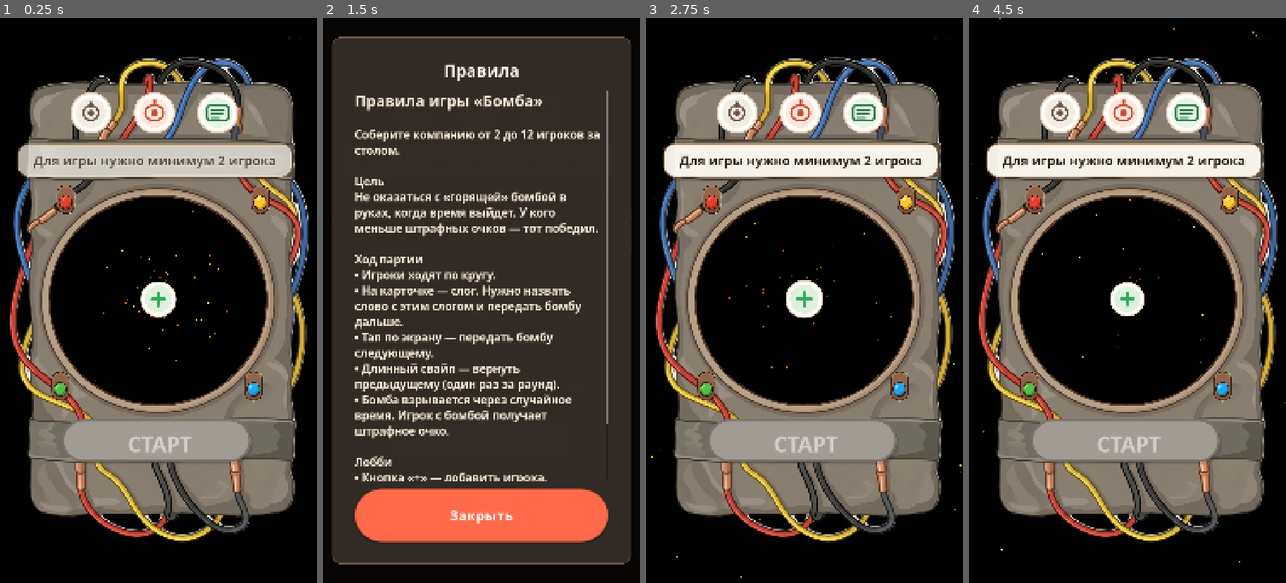
Above: before the commit, frames 1-4 (left to right).
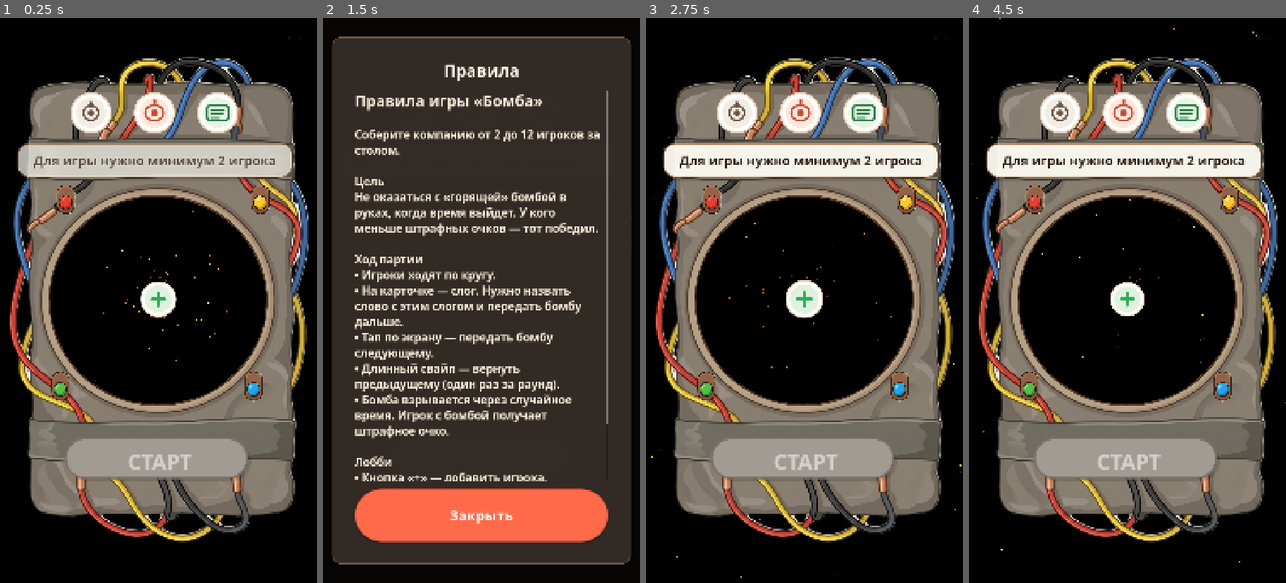
Above: after the commit, the same moments.

Repository: GGamezebo/GodBomb
Game: Godot game, scene res://main.tscn
The game is run twice, just before and just after one commit, with the same random seed, the same clock (stepped at 60 frames per second) and the same inputs.
Inputs (mouse positions are in pixels of both pictures, inside the frame that each line leads up to):
- Up to frame 1 (0.25 s): no input
- Up to frame 2 (1.5 s): click (541, 114) at 0.5 s; click (481, 300) at 1.25 s
- Up to frame 3 (2.75 s): click "Закрыть" at 2 s
- Up to frame 4 (4.5 s): click (1187, 114) at 2.75 s; click (1127, 300) at 3.5 s; click "Закрыть" at 4.25 s

The runs differ from the first frame. In frame 1, 3.9% of the frame differs, in the area x 20-79%, y 71-82%; in frame 2, less than 0.1%; in frame 3, 3.9%; in frame 4, 3.9%.

Commit message:
fix button position and sizes

Diff:
--- a/assets/party_kitchen/buttons/start_active.svg
+++ b/assets/party_kitchen/buttons/start_active.svg
@@ -1,5 +1,5 @@
 <?xml version="1.0" encoding="UTF-8"?>
-<svg xmlns="http://www.w3.org/2000/svg" viewBox="0 0 440 120" width="440" height="120">
+<svg xmlns="http://www.w3.org/2000/svg" viewBox="-6 0 452 120" width="440" height="120">
   <rect x="8" y="14" width="424" height="92" rx="46" fill="#000000" opacity="0.12"/>
   <rect x="0" y="6" width="424" height="92" rx="46" fill="#FF6B4A" stroke="#C44E32" stroke-width="5"/>
 </svg>
--- a/assets/party_kitchen/buttons/start_inactive.svg
+++ b/assets/party_kitchen/buttons/start_inactive.svg
@@ -1,5 +1,5 @@
 <?xml version="1.0" encoding="UTF-8"?>
-<svg xmlns="http://www.w3.org/2000/svg" viewBox="0 0 440 120" width="440" height="120">
+<svg xmlns="http://www.w3.org/2000/svg" viewBox="-6 0 452 120" width="440" height="120">
   <rect x="8" y="14" width="424" height="92" rx="46" fill="#000000" opacity="0.12"/>
   <rect x="0" y="6" width="424" height="92" rx="46" fill="#B8B0A8" stroke="#8A827A" stroke-width="5"/>
 </svg>
--- a/src/contexts/game_context/game_context.tscn
+++ b/src/contexts/game_context/game_context.tscn
@@ -33,6 +33,7 @@
 [ext_resource type="PackedScene" path="res://src/features/menu/exit_confirm_dialog.tscn" id="35"]
 [ext_resource type="PackedScene" path="res://src/contexts/game_context/ui/battle_player_lobby_overlay.tscn" id="36"]
 [ext_resource type="Script" path="res://src/features/menu/menu_fire_sparks.gd" id="37"]
+[ext_resource type="Script" path="res://src/features/menu/start_action_button.gd" id="38"]
 
 [node name="GameContext" type="Control" unique_id=1610270397 node_paths=PackedStringArray("game_manager", "battle_chrome")]
 layout_mode = 3
@@ -220,12 +221,14 @@
 z_index = 5
 layout_mode = 0
 offset_left = 215.0
-offset_top = 1358.0
+offset_top = 1418.0
 offset_right = 875.0
-offset_bottom = 1538.0
+offset_bottom = 1598.0
 texture_normal = ExtResource("28")
 ignore_texture_size = true
 stretch_mode = 5
+clip_contents = false
+script = ExtResource("38")
 
 [node name="StartLabel" type="Label" parent="UI/BackgroundBomb/ScaledContent/StartRoundButton" unique_id=129669063]
 layout_mode = 1
@@ -234,6 +237,7 @@
 anchor_bottom = 1.0
 grow_horizontal = 2
 grow_vertical = 2
+mouse_filter = 2
 theme_type_variation = &"Hero"
 theme_override_font_sizes/font_size = 72
 text = "Начать раунд"
--- a/src/contexts/game_context/ui/battle_player_lobby_overlay.tscn
+++ b/src/contexts/game_context/ui/battle_player_lobby_overlay.tscn
@@ -1,10 +1,11 @@
-[gd_scene load_steps=6 format=3 uid="uid://battle_player_lobby_overlay"]
+[gd_scene load_steps=7 format=3 uid="uid://battle_player_lobby_overlay"]
 
 [ext_resource type="Script" path="res://src/contexts/game_context/ui/battle_player_lobby_overlay.gd" id="1"]
 [ext_resource type="Script" uid="uid://bombs212nuf58" path="res://src/features/menu/menu_bomb_layout.gd" id="3"]
 [ext_resource type="PackedScene" uid="uid://duug5w0r0cqrv" path="res://src/features/player_selection/player_selection_widget.tscn" id="4"]
 [ext_resource type="Texture2D" uid="uid://b27y0jjb7mmmy" path="res://assets/party_kitchen/buttons/start_active.svg" id="5"]
 [ext_resource type="Script" path="res://src/features/menu/menu_fire_sparks.gd" id="6"]
+[ext_resource type="Script" path="res://src/features/menu/start_action_button.gd" id="7"]
 
 [node name="BattlePlayerLobbyOverlay" type="CanvasLayer" node_paths=PackedStringArray("background_color", "layout_host", "bomb_art", "player_selection_widget", "done_button")]
 layer = 12
@@ -83,12 +84,14 @@
 z_index = 4
 layout_mode = 0
 offset_left = 215.0
-offset_top = 1358.0
+offset_top = 1418.0
 offset_right = 875.0
-offset_bottom = 1538.0
+offset_bottom = 1598.0
 texture_normal = ExtResource("5")
 ignore_texture_size = true
 stretch_mode = 5
+clip_contents = false
+script = ExtResource("7")
 
 [node name="DoneLabel" type="Label" parent="Root/LayoutHost/ScaledContent/DoneButton"]
 layout_mode = 1
@@ -97,6 +100,7 @@
 anchor_bottom = 1.0
 grow_horizontal = 2
 grow_vertical = 2
+mouse_filter = 2
 theme_type_variation = &"Hero"
 theme_override_font_sizes/font_size = 72
 text = "ГОТОВО"
--- a/src/contexts/game_context/ui/game_input.gd
+++ b/src/contexts/game_context/ui/game_input.gd
@@ -26,6 +26,8 @@
 
 func _exit_tree() -> void:
 	listener.deinit()
+	if start_round_button is StartActionButton:
+		(start_round_button as StartActionButton).set_pulse_active(false)
 
 
 func _on_start_round_pressed() -> void:
@@ -34,8 +36,12 @@
 
 
 func _on_game_state_changed(_from_state: String, to_state: String) -> void:
-	if start_round_button:
-		start_round_button.visible = to_state == FSMGameStates.READY_TO_START
+	if not start_round_button:
+		return
+	var ready := to_state == FSMGameStates.READY_TO_START
+	start_round_button.visible = ready
+	if start_round_button is StartActionButton:
+		(start_round_button as StartActionButton).set_pulse_active(ready)
 
 
 func _sync_to_current_state() -> void:
--- a/src/contexts/menu_context/menu_context.tscn
+++ b/src/contexts/menu_context/menu_context.tscn
@@ -18,6 +18,7 @@
 [ext_resource type="Script" uid="uid://bombs212nuf58" path="res://src/features/menu/menu_bomb_layout.gd" id="16"]
 [ext_resource type="Script" uid="uid://cesm4akuquebh" path="res://src/features/bomb/bomb_lamps.gd" id="17"]
 [ext_resource type="Script" uid="uid://d2t3b5qtwod5n" path="res://src/features/menu/menu_fire_sparks.gd" id="18"]
+[ext_resource type="Script" path="res://src/features/menu/start_action_button.gd" id="19"]
 
 [node name="MenuContext" type="Control" unique_id=1379479129 node_paths=PackedStringArray("start_button", "player_selection_widget", "settings_button", "music_button", "rules_button", "settings_window", "rules_window")]
 layout_mode = 3
@@ -129,14 +130,16 @@
 z_index = 4
 layout_mode = 0
 offset_left = 215.0
-offset_top = 1358.0
+offset_top = 1418.0
 offset_right = 875.0
-offset_bottom = 1538.0
+offset_bottom = 1598.0
 disabled = true
 texture_normal = ExtResource("8")
 texture_disabled = ExtResource("9")
 ignore_texture_size = true
 stretch_mode = 5
+clip_contents = false
+script = ExtResource("19")
 
 [node name="StartLabel" type="Label" parent="BackgroundBomb/ScaledContent/StartButton" unique_id=129669063]
 layout_mode = 1
@@ -145,6 +148,7 @@
 anchor_bottom = 1.0
 grow_horizontal = 2
 grow_vertical = 2
+mouse_filter = 2
 theme_type_variation = &"Hero"
 theme_override_font_sizes/font_size = 72
 text = "СТАРТ"
--- /dev/null
+++ b/src/features/menu/start_action_button.gd
@@ -0,0 +1,56 @@
+class_name StartActionButton
+extends TextureButton
+
+const PULSE_SCALE := Vector2(1.05, 1.05)
+const PULSE_HALF_PERIOD := 0.5
+const ENABLED_MODULATE := Color(1.05, 1.02, 0.95, 1.0)
+const DISABLED_MODULATE := Color(0.88, 0.88, 0.88, 1.0)
+
+var _pulse_tween: Tween
+
+
+func _ready() -> void:
+	clip_contents = false
+	resized.connect(_on_resized)
+	_on_resized()
+	call_deferred("_sync_label_layout")
+
+
+func _on_resized() -> void:
+	pivot_offset = size * 0.5
+
+
+func _sync_label_layout() -> void:
+	for child in get_children():
+		if child is Label:
+			var label := child as Label
+			label.set_anchors_and_offsets_preset(Control.PRESET_FULL_RECT)
+			label.mouse_filter = Control.MOUSE_FILTER_IGNORE
+			label.horizontal_alignment = HORIZONTAL_ALIGNMENT_CENTER
+			label.vertical_alignment = VERTICAL_ALIGNMENT_CENTER
+
+
+func set_pulse_active(active: bool) -> void:
+	_kill_pulse()
+	scale = Vector2.ONE
+	var label := get_node_or_null("StartLabel") as Label
+	if not label:
+		label = get_node_or_null("DoneLabel") as Label
+	if active:
+		modulate = ENABLED_MODULATE
+		if label:
+			label.add_theme_color_override("font_color", Color(1, 1, 1, 1))
+		pivot_offset = size * 0.5
+		_pulse_tween = create_tween().set_loops()
+		_pulse_tween.tween_property(self, "scale", PULSE_SCALE, PULSE_HALF_PERIOD).set_trans(Tween.TRANS_SINE)
+		_pulse_tween.tween_property(self, "scale", Vector2.ONE, PULSE_HALF_PERIOD).set_trans(Tween.TRANS_SINE)
+	else:
+		modulate = DISABLED_MODULATE
+		if label:
+			label.add_theme_color_override("font_color", Color(0.94, 0.92, 0.9, 1))
+
+
+func _kill_pulse() -> void:
+	if _pulse_tween:
+		_pulse_tween.kill()
+		_pulse_tween = null
--- a/src/features/player_selection/player_selection_widget.gd
+++ b/src/features/player_selection/player_selection_widget.gd
@@ -175,7 +175,10 @@
 
 
 func _exit_tree() -> void:
-	_kill_start_pulse_tween()
+	if start_button is StartActionButton:
+		(start_button as StartActionButton).set_pulse_active(false)
+	else:
+		_kill_start_pulse_tween()
 	_kill_add_pulse_tween()
 	listener.deinit()
 
@@ -643,20 +646,25 @@
 		_refresh_turn_order()
 		if start_button:
 			var count := _player_icons.size()
+			var can_done := count >= _min_players_required()
 			start_button.visible = true
-			start_button.disabled = count < _min_players_required()
-			_kill_start_pulse_tween()
-			start_button.scale = Vector2.ONE
-			start_button.modulate = Color.WHITE if not start_button.disabled else Color(0.88, 0.88, 0.88, 1)
+			start_button.disabled = not can_done
 			var label := start_button.get_node_or_null("StartLabel") as Label
 			if not label:
 				label = start_button.get_node_or_null("DoneLabel") as Label
 			if label:
 				label.text = "ГОТОВО"
-				label.add_theme_color_override(
-					"font_color",
-					Color(1, 1, 1, 1) if not start_button.disabled else Color(0.94, 0.92, 0.9, 1)
-				)
+			if start_button is StartActionButton:
+				(start_button as StartActionButton).set_pulse_active(can_done)
+			else:
+				_kill_start_pulse_tween()
+				start_button.scale = Vector2.ONE
+				start_button.modulate = Color.WHITE if can_done else Color(0.88, 0.88, 0.88, 1)
+				if label:
+					label.add_theme_color_override(
+						"font_color",
+						Color(1, 1, 1, 1) if can_done else Color(0.94, 0.92, 0.9, 1)
+					)
 		return
 	if not start_button:
 		return
@@ -671,6 +679,9 @@
 	if not start_button:
 		return
 	_kill_start_pulse_tween()
+	if start_button is StartActionButton:
+		(start_button as StartActionButton).set_pulse_active(can_start)
+		return
 	start_button.scale = Vector2.ONE
 	var label := start_button.get_node_or_null("StartLabel") as Label
 	if can_start:
Not shown, added: src/features/menu/start_action_button.gd.uid
